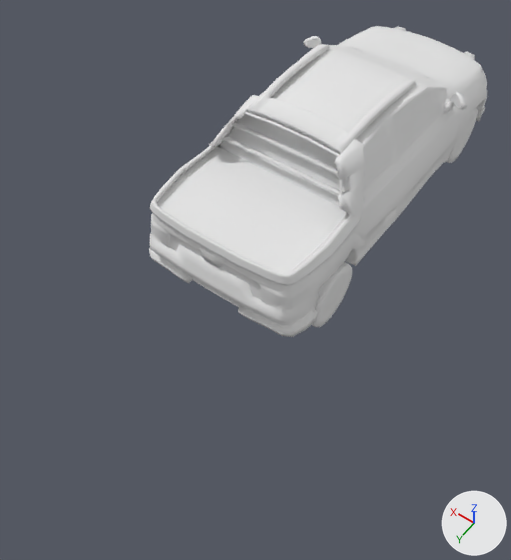
The COLLADA model objects3d/truck_arab1.dae, before and after one commit.
Rendered twice from a camera (50 mm lens) standing at (-36.1, 72.4, 80.8) and looking at (-1.8, 24.3, 5.3). Every picture has the same lights, and +X, +Y and +Z are marked at lower right. Where no turn or scale is listed for an object, it has been applied to the vertices.

Objects in the first picture: 'Glass', 'body', 'wheel4'.
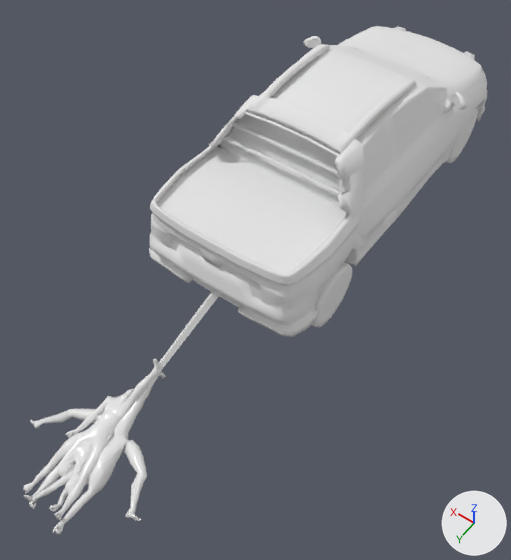
Pixel boxes [x1, y1, x2, y2] of what changed, in the pictures (511 x 560 px):
'TowGuys03', added
    after: [29, 359, 160, 535]
'TowGuys02', added
    after: [23, 371, 162, 520]
'TowGuys01', added
    after: [23, 368, 166, 512]
'DeadGuyTurningPoint', added
    after: [157, 289, 221, 375]

Patch to the scene script:
```diff
--- a/objects3d/truck_arab1.dae.py
+++ b/objects3d/truck_arab1.dae.py
@@ mat_male @@
+mat_male = principled_material('male')
+mat_male.base_color = (0.8, 0.8, 0.8)  # white #e7e7e7
+mat_male.roughness = 0.21
@@ me_towguys03mesh @@
+me_towguys03mesh.from_pydata(...)  # 1027 vertices, 2025 faces; spans x -9.4..2.3, y -0.6..21.3, z -2.2..5.1
+me_towguys03mesh.materials.append(mat_male)  # its picture is missing
@@ me_towguys02mesh @@
+me_towguys02mesh.from_pydata(...)  # 1027 vertices, 2026 faces; spans x -2.6..4.4, y -0.4..20.6, z -2.1..2.6
+me_towguys02mesh.materials.append(mat_male)  # its picture is missing
@@ me_towguys01mesh @@
+me_towguys01mesh.from_pydata(...)  # 1027 vertices, 2024 faces; spans x -0.9..10.0, y -0.5..19.7, z -2.2..3.7
+me_towguys01mesh.materials.append(mat_male)  # its picture is missing
@@ me_deadguyturningpointmesh @@
+me_deadguyturningpointmesh.from_pydata(...)  # 12 vertices, 20 faces; spans x -0.64..0.63, y -0.81..14.09, z -3.26..0.86
+me_deadguyturningpointmesh.materials.append(mat_male)  # its picture is missing
@@ ob_towguys03 @@
+ob_towguys03 = bpy.data.objects.new('TowGuys03', me_towguys03mesh)
+ob_towguys03.location = (-0.1, 42.7, 1.8)
@@ ob_towguys02 @@
+ob_towguys02 = bpy.data.objects.new('TowGuys02', me_towguys02mesh)
+ob_towguys02.location = (-0.1, 42.5, 2.4)
@@ ob_towguys01 @@
+ob_towguys01 = bpy.data.objects.new('TowGuys01', me_towguys01mesh)
+ob_towguys01.location = (0.0, 42.7, 1.8)
@@ ob_deadguyturningpoint @@
+ob_deadguyturningpoint = bpy.data.objects.new('DeadGuyTurningPoint', me_deadguyturningpointmesh)
+ob_deadguyturningpoint.location = (0.0, 29.1, 7.6)
```
